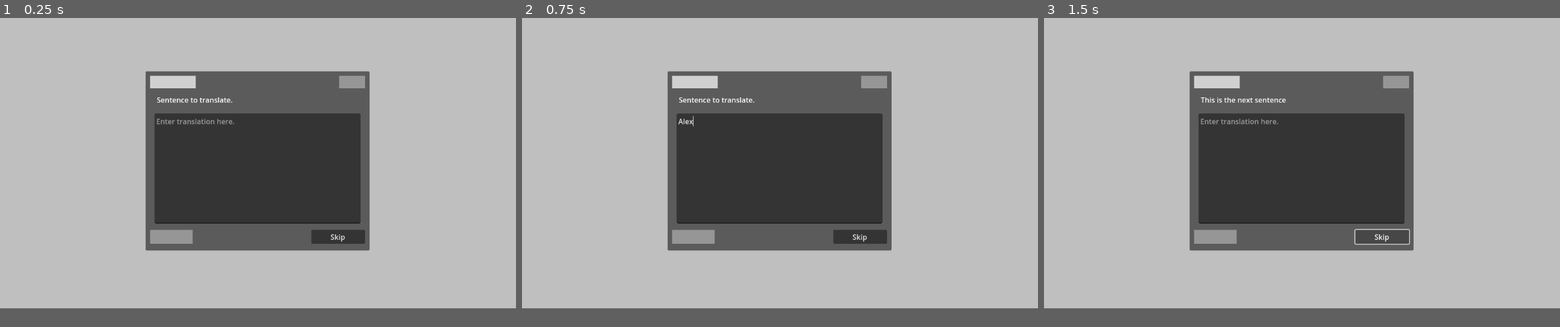
Above: before the commit, frames 1-3 (left to right).
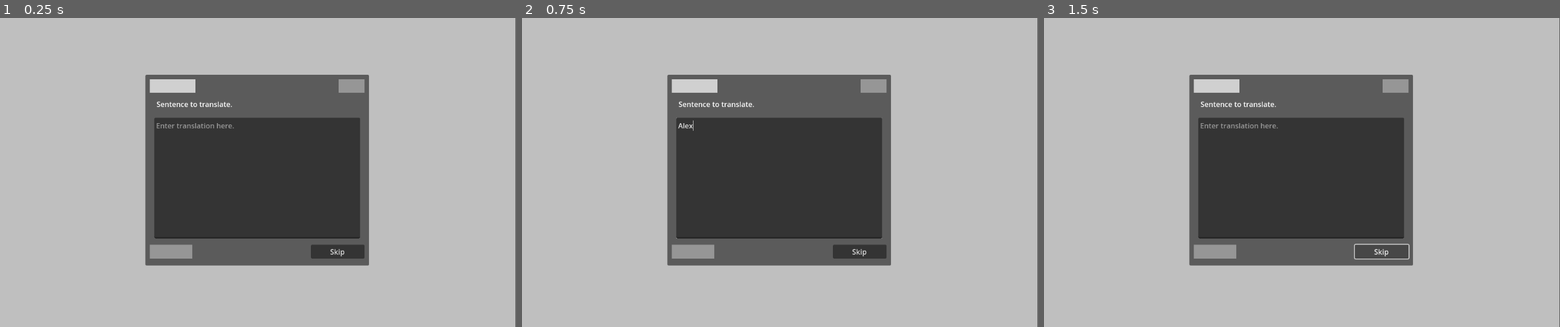
Above: after the commit, the same moments.

Repository: Zombeescott/Sentencevist
Game: Godot game, scene res://translation_page.tscn
Same seed, same stepped clock (60 frames per second), same inputs: the game is played once before the commit and once after it. The project has no main scene, so this scene is started directly.
Inputs (mouse positions are in pixels of both pictures, inside the frame that each line leads up to):
- Up to frame 1 (0.25 s): no input
- Up to frame 2 (0.75 s): click (780, 169) at 0.52 s; type "Alex" at 0.6 s
- Up to frame 3 (1.5 s): click "Skip" at 1.25 s
In our replay, the window is 800x450 before the commit and 799x479 after it. These sizes can differ from the game's own. Grey fills any space a smaller window leaves; there, only what the larger window draws over its background counts as a difference.

The runs differ from the first frame. In frame 1, 6.6% of the frame differs, in the area x 28-72%, y 17-81%; in frame 2, 6.4%; in frame 3, 6.3%.

Commit message:
clean-up/bugfixes

Diff:
--- a/project.godot
+++ b/project.godot
@@ -16,6 +16,7 @@
 
 [display]
 
+window/size/initial_position_type=0
 window/stretch/mode="viewport"
 window/stretch/aspect="expand"
 
--- a/translation_page.gd
+++ b/translation_page.gd
@@ -5,11 +5,10 @@
 var skip_button: Button
 var timer: Timer
 
+var current_native: String
+var current_trans: String
 var wrong_state: bool = false
 var correct_state: bool = false
-
-var current_native: String
-var current_trans: String
 
 var sent_one = Sentence.new("Sentence to translate", "Type this dipshit")
 var sent_two = Sentence.new("This is the next sentence", "Type this again dipshit")
@@ -33,16 +32,19 @@
 	current_native = sent_one.native
 	current_trans = sent_one.trans
 
+#	Set the screen size TODO: Do this somewhere else later
+	get_window().size = Vector2(2500, 1500)
+	get_window().move_to_center()
+
 
 func _input(event):
 	if Input.is_action_just_pressed("enter"):
 		if wrong_state:
 			clean_display()
+		if wrong_state || correct_state:
 			prevent_change()
-		elif check_answer():
-			correct_response()
 		else:
-			incorrect_response()
+			answer_feedback(check_answer())
 	if event is InputEventKey and event.pressed:
 		if wrong_state or correct_state:
 			prevent_change()
@@ -50,25 +52,27 @@
 
 # Checks if input was correct
 func check_answer() -> bool:
-	if text_block.text == current_trans && !wrong_state:
+	if text_block.text == current_trans && (!wrong_state || !correct_state):
 		return true
 	return false
 
 
-# Shows user that they were wrong.
-func incorrect_response() -> void:
-	#text_block.theme.set_color("Thing", "Thing", Color.RED)
-	wrong_state = true
-	text_block.text = current_trans
+# Tells user if they were right or wrong.
+func answer_feedback(status: bool) -> void:
+	if status:
+		correct_state = true
+	else:
+		wrong_state = true
+	change_text_color()
 	timer.start()
 
 
-# Shows user that they were right.
-func correct_response() -> void:
-	#text_block.theme.set_color("Thing", "Thing", Color.GREEN)
-	correct_state = true
-	text_block.text = current_trans + "!!!"
-	timer.start()
+func change_text_color() -> void:
+	text_block.text = current_trans
+	if wrong_state:
+		text_block.modulate = Color.CRIMSON
+	elif correct_state:
+		text_block.modulate = Color.LIME_GREEN
 
 
 # Goes to next new sentence
@@ -82,20 +86,18 @@
 func clean_display() -> void:
 	wrong_state = false
 	correct_state = false
-	#text_block.theme.clear_color("Thing", "Thing")
-	native_sentence.text = current_native
 	text_block.clear()
+	text_block.modulate = Color.WHITE
 
 
 func prevent_change() -> void:
 	# Wait until the end of the frame to check
 	await get_tree().process_frame
-	if wrong_state:
-		text_block.text = current_trans
-	elif correct_state:
-		text_block.text = current_trans + "!!!"
+	if !wrong_state && !correct_state:
+		text_block.text = ""
 	else:
-		text_block.text = ""
+		change_text_color()
+
 
 # Skips the current sentence
 func _on_skip_button_button_down() -> void:
